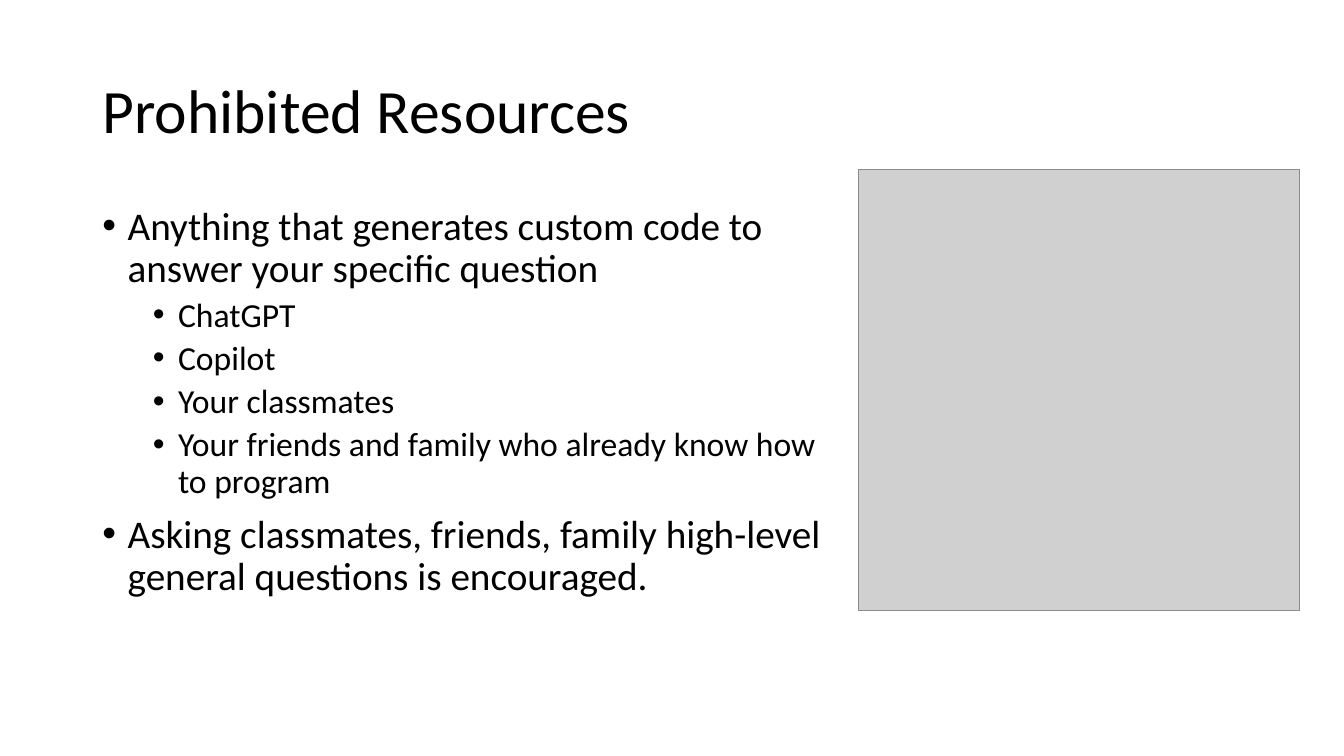
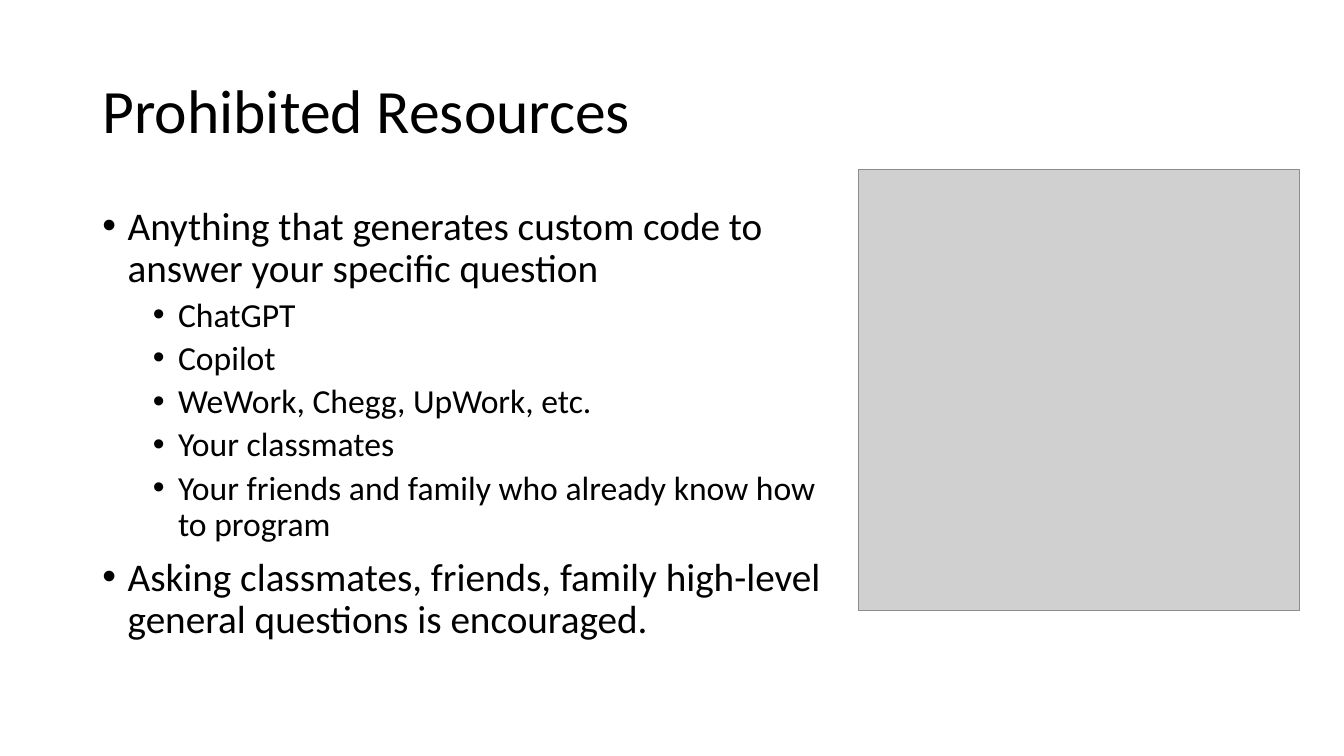
Before and after one commit to KurmasGVSU/KurmasGVSU.github.io, a slide deck: slide 9 of Teaching/Courses/F23/CIS500/LectureNotes/cis500_intro.pptx. Drawn at 1344x756 pixels with LibreOffice and Linux fonts; fonts in the diff are those of the drawing; grey boxes stand for pictures. Boxes give left, top, right and bottom in pixels: in the first picture for what was removed or moved away, otherwise in the second. Text is boxed around its words. In the diff, an @@ line names an element or a change of style, - is before the commit and + after.

```diff
--- a/Teaching/Courses/F23/CIS500/LectureNotes/cis500_intro.pptx
+++ b/Teaching/Courses/F23/CIS500/LectureNotes/cis500_intro.pptx
@@ text at <box>178,389,591,419</box>: paragraph added @@
+  • WeWork, Chegg, UpWork, etc.
```
Also in this commit, not shown: 1 other slide changed, 1 other file.
